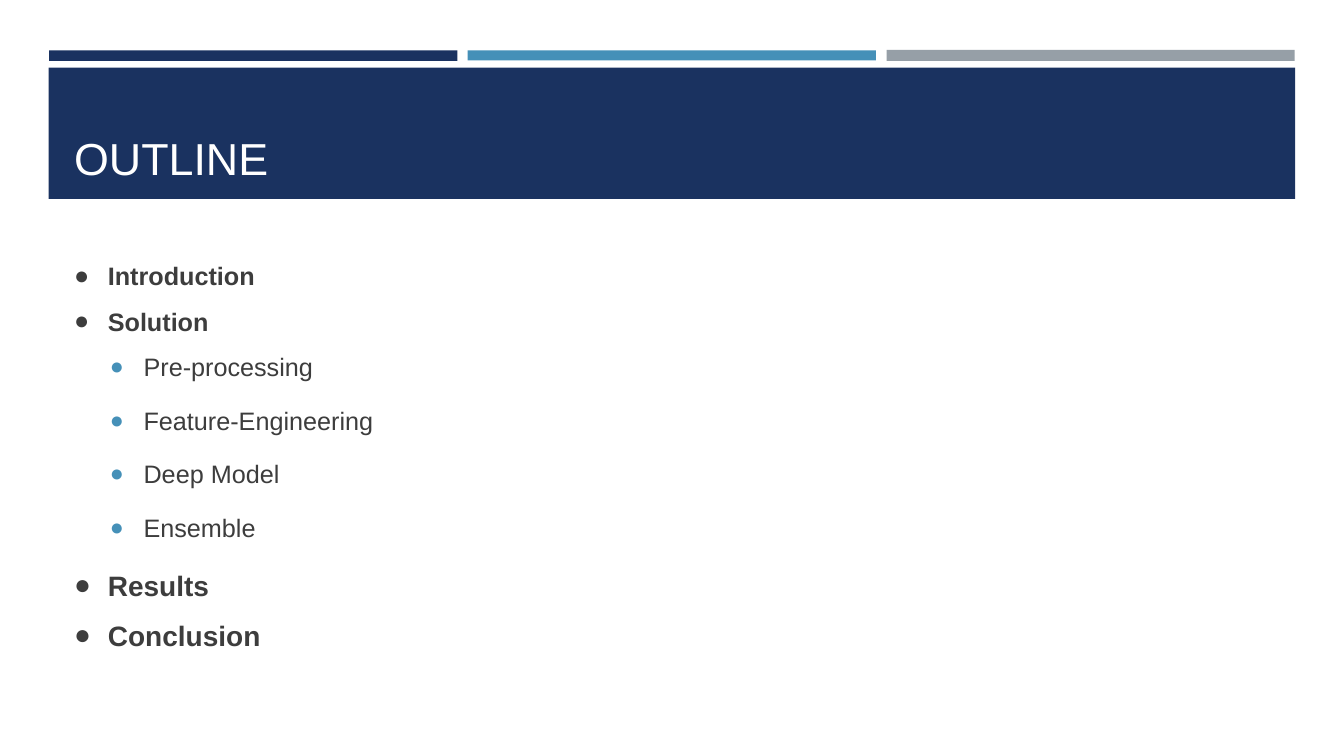
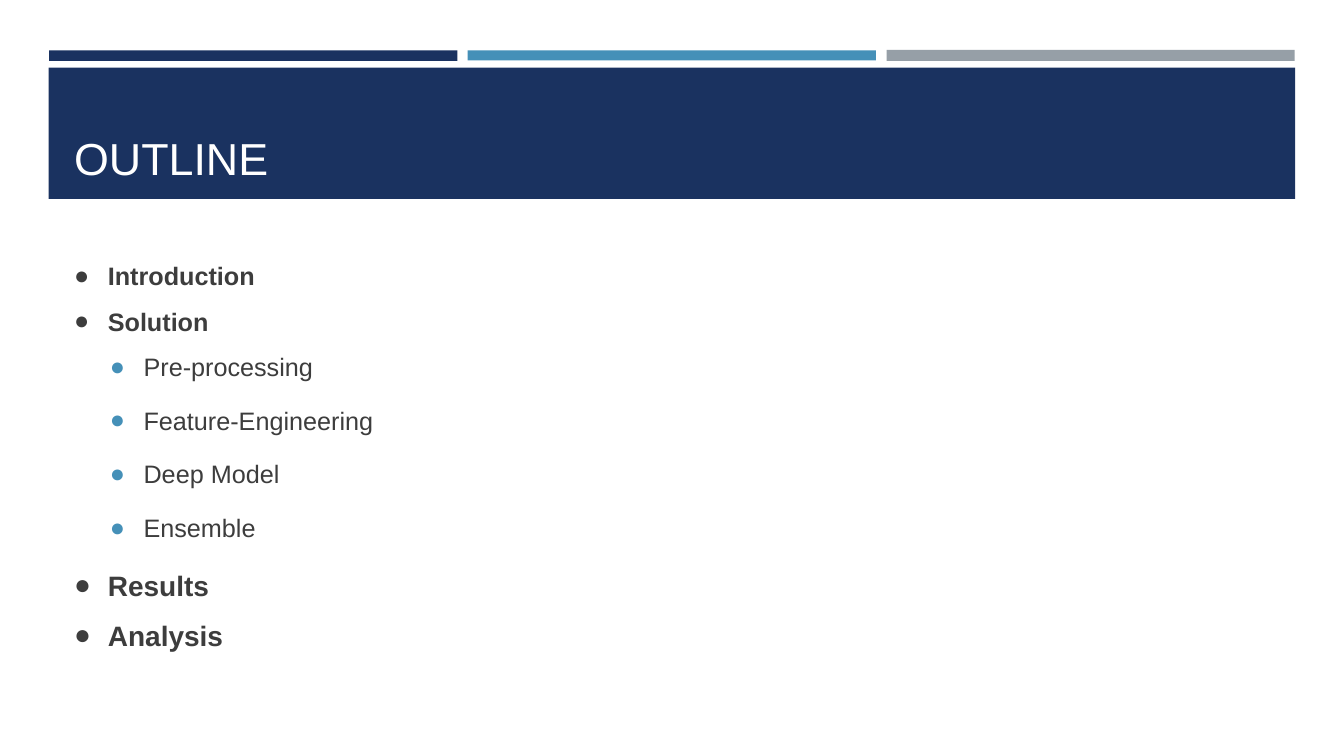
Before and after one commit to BinQian/COMP6208, a slide deck: slide 2 of report/presentation.pptx. Drawn at 1344x756 pixels with LibreOffice and Linux fonts; fonts in the diff are those of the drawing. Boxes give left, top, right and bottom in pixels: in the first picture for what was removed or moved away, otherwise in the second. Text is boxed around its words. In the diff, an @@ line names an element or a change of style, - is before the commit and + after.

```diff
--- a/report/presentation.pptx
+++ b/report/presentation.pptx
@@ text at bbox=[108, 625, 223, 651]: text changed @@
-● Conclusion
+● Analysis
```
Also in this commit, not shown: 9 other slides changed, 3 slides added, 4 slides removed, 9 other files.
